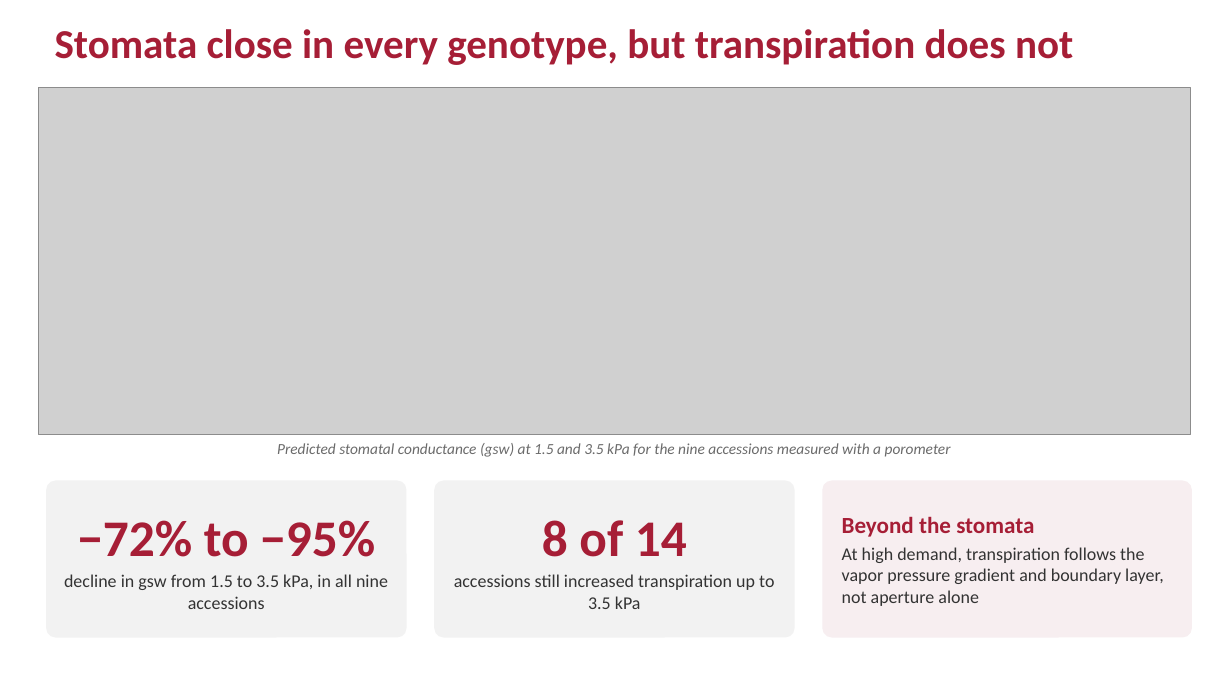
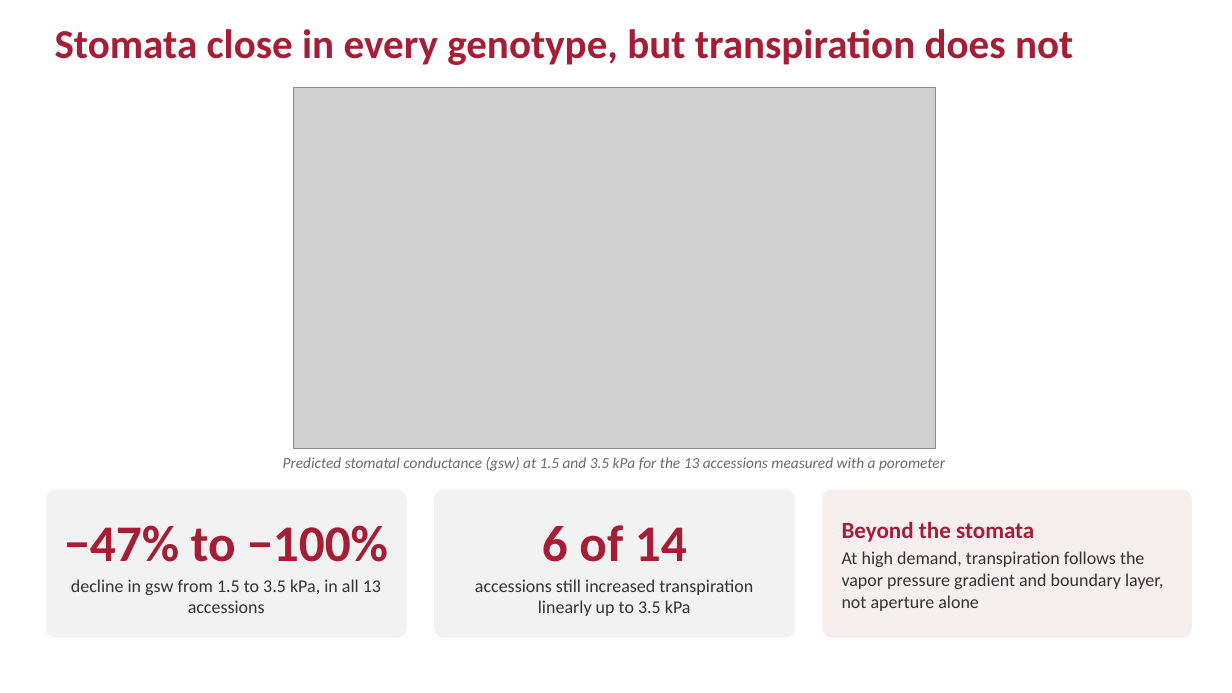
Before and after one commit to ElvisElli/LT-trait, a slide deck: slide 13 of ASA-2026-Elli-LT-trait.pptx. Drawn at 1232x693 pixels with LibreOffice and Linux fonts; fonts in the diff are those of the drawing; grey boxes stand for pictures. Boxes give left, top, right and bottom in pixels: in the first picture for what was removed or moved away, otherwise in the second. Text is boxed around its words. In the diff, an @@ line names an element or a change of style, - is before the commit and + after.

```diff
--- a/ASA-2026-Elli-LT-trait.pptx
+++ b/ASA-2026-Elli-LT-trait.pptx
@@ picture: place and size @@
-picture at (39, 88, 1190, 434)
+picture at (293, 88, 935, 448)
@@ text at (283, 457, 945, 471): text changed @@
-Predicted stomatal conductance (gsw) at 1.5 and 3.5 kPa for the nine accessions measured with a porometer
+Predicted stomatal conductance (gsw) at 1.5 and 3.5 kPa for the 13 accessions measured with a porometer
@@ rounded rectangle "−47% to −100%": place and size @@
-rounded rectangle "−47% to −100%" at (46, 481, 407, 638)
+rounded rectangle "−47% to −100%" at (46, 490, 407, 638)
@@ rounded rectangle "6 of 14": place and size @@
-rounded rectangle "6 of 14" at (434, 481, 795, 638)
+rounded rectangle "6 of 14" at (434, 490, 795, 638)
@@ rounded rectangle "Beyond the stomata": place and size @@
-rounded rectangle "Beyond the stomata" at (823, 481, 1192, 638)
+rounded rectangle "Beyond the stomata" at (823, 490, 1192, 638)
@@ text in rounded rectangle at (64, 525, 388, 613): text changed @@
-−72% to −95%
-decline in gsw from 1.5 to 3.5 kPa, in all nine accessions
+−47% to −100%
+decline in gsw from 1.5 to 3.5 kPa, in all 13 accessions
@@ text in rounded rectangle at (475, 525, 753, 616): text changed @@
-8 of 14
-accessions still increased transpiration up to 3.5 kPa
+6 of 14
+accessions still increased transpiration linearly up to 3.5 kPa
```
Also in this commit, not shown: 9 other slides changed, 18 other files.
